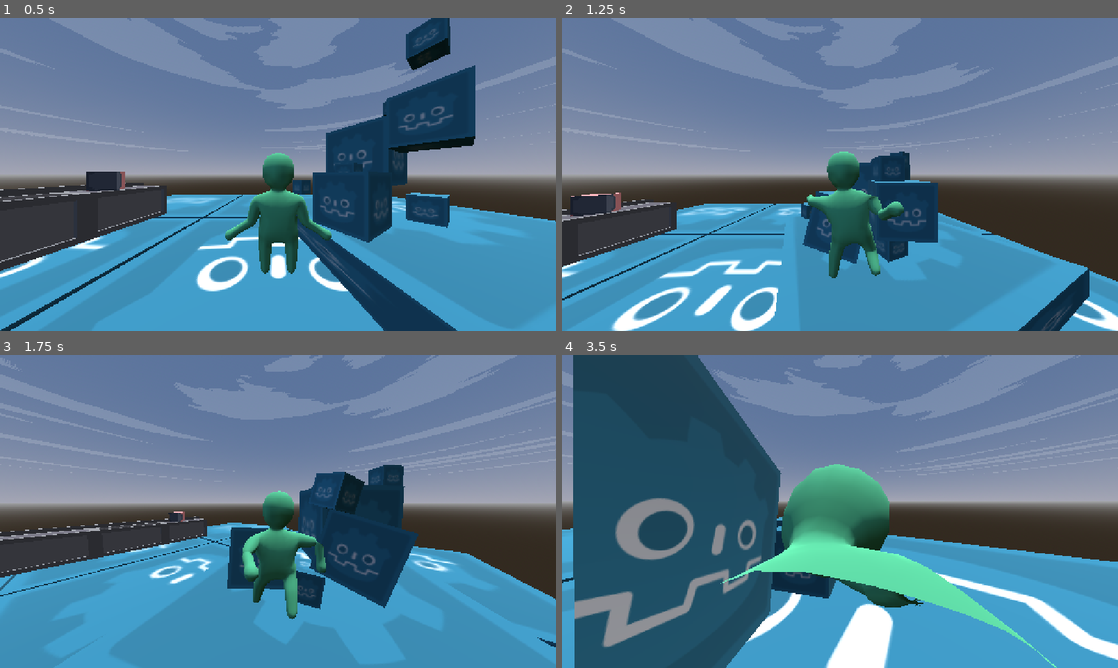
Above: before the commit, frames 1-4 (two rows, left to right).
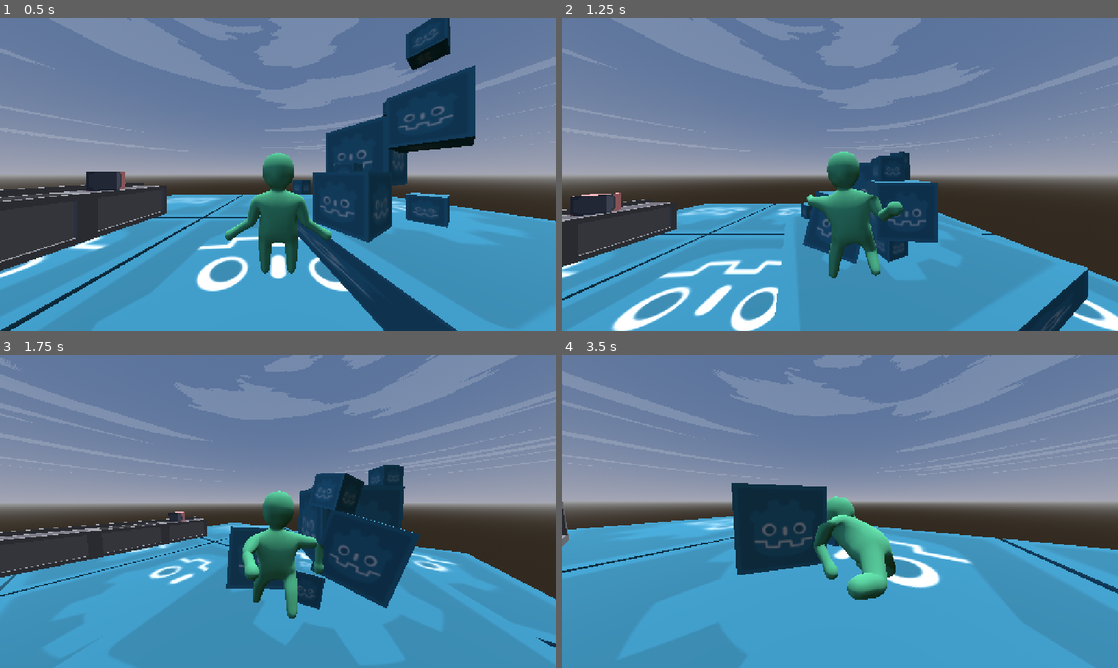
Above: after the commit, the same moments.

Repository: Lost-Rabbit-Digital/ChefWobbles
Game: Godot game, scene res://scenes/worlds/demo_scene.tscn
Two runs of this game, one before a commit and one after it. Both use one fixed random seed, a clock stepped at 60 frames per second and the inputs below. Sound files missing from this copy of the repository are replaced by a short silence.
Inputs (mouse positions are in pixels of both pictures, inside the frame that each line leads up to):
- Up to frame 1 (0.5 s): no input
- Up to frame 2 (1.25 s): move the mouse to (962, 158) at 0.52 s; press the mouse at (962, 158) at 0.53 s; hold D (move_right) from 0.53 s (still down); tap Space (jump) at 0.77 s
- Up to frame 3 (1.75 s): move the mouse to (250, 511) at 1.27 s; release D (move_right) at 1.28 s; release the mouse at (250, 511) at 1.28 s; hold W (move_forward) from 1.28 s (still down); right-click (250, 511) at 1.35 s; tap Space (jump) at 1.52 s
- Up to frame 4 (3.5 s): keep holding W (move_forward); move the mouse to (851, 505) at 2.02 s; tap R (ragdoll) at 2.1 s; move the mouse to (834, 517) at 2.77 s; click (834, 517) at 2.85 s; tap Space (jump) at 3.02 s

Frame 1 is identical in both runs. In frame 2, 0.1% of the frame differs, in the area x 0-95%, y 44-100%; in frame 3, 0.7%; in frame 4, 48%, in the area x 0-100%, y 0-100%.

Commit message:
Updated music randomiser to work with Maaacks plugin

Diff:
--- a/godot_project/Scripts/audio/music_randomiser.gd
+++ b/godot_project/Scripts/audio/music_randomiser.gd
@@ -1,30 +1,58 @@
 extends Node
 
-# Steps
-# 1. Get all the children nodes of this node
-# 2. Place them into an array
-# 3. Randomise the order of the array
-# 4. Use built-in move_child() to match the children nodes to the array
+## Children Node Randomiser Script
+##
+## Randomises which AudioStreamPlayer child has autoplay enabled at start.
+## Targets AudioStreamPlayer nodes on the Music bus only.
+##
+## USAGE:
+##   1. Attach to parent node containing AudioStreamPlayer children
+##   2. Ensure AudioStreamPlayer children use "Music" bus
+##   3. Script automatically randomises on scene load
+##
+## EXAMPLE SCENE STRUCTURE:
+##   MusicManager (Node) [This Script Attached]
+##   -> Track01 (AudioStreamPlayer, Bus: Music)
+##   -> Track02 (AudioStreamPlayer, Bus: Music)
+##   -> Track03 (AudioStreamPlayer, Bus: Music)
 
-# Get the children of this node and store them in an array
-# [CuddleClouds:<AudioStreamPlayer#36876322340>,
-# DriftingMemories:<AudioStreamPlayer#36909876774>,
-# ...:<AudioStreamPlayer#...>]
-@onready var children_nodes: Array = get_children()
+@export_group("Randomisation Settings")
+## Enable or disable the randomisation system entirely
+@export var enable_randomisation: bool = true
 
-# Create an array with the size of the children_nodes array
-# ['0', '1', '2', '...']
-@onready var new_node_positions = range(children_nodes.size())
+@export_group("Debug Options")
+## Print information about the randomisation process
+@export var enable_debug_output: bool = true
 
-func _ready() -> void:
-	# If there are no children nodes, return null
-	if get_child_count() == 0:
+func _enter_tree() -> void:
+	randomise_autoplay_selection()
+
+## Randomly selects one Music bus AudioStreamPlayer child to enable autoplay
+##
+## Disables autoplay on all Music bus AudioStreamPlayer children, then
+## randomly selects one to re-enable autoplay for controlled playback.
+func randomise_autoplay_selection():
+	if not enable_randomisation:
+		if enable_debug_output:
+			print("Randomisation disabled - skipping")
 		return
 
-	# Shuffle around the order of the songs at the start of the game
-	new_node_positions.shuffle()
+	# Filter for AudioStreamPlayer instances on Music bus
+	var audio_players = []
+	for child in get_children():
+		if child is AudioStreamPlayer and child.bus == "Music":
+			audio_players.append(child)
+			child.autoplay = false
 
-	# Loop through the children node array
-	for i in range(children_nodes.size()):
-		# For each child, move it to the new node position
-		move_child(children_nodes[i], new_node_positions[i])
+	# Randomise and enable autoplay on selected player
+	if audio_players.size() > 0:
+		audio_players.shuffle()
+		audio_players[0].autoplay = true
+
+	# Print the song which played
+	print("Now playing: ", audio_players[0].name)
+
+	if enable_debug_output:
+		print("Autoplay enabled for: ", audio_players[0].name)
+	elif enable_debug_output:
+		print("Warning: No AudioStreamPlayer children found on Music bus")
--- a/godot_project/scenes/worlds/demo_scene.tscn
+++ b/godot_project/scenes/worlds/demo_scene.tscn
@@ -226,57 +226,46 @@
 
 [node name="CuddleClouds" type="AudioStreamPlayer" parent="Music"]
 stream = ExtResource("6_7ktdx")
-autoplay = true
 bus = &"Music"
 
 [node name="DriftingMemories" type="AudioStreamPlayer" parent="Music"]
 stream = ExtResource("7_8sg6o")
-autoplay = true
 bus = &"Music"
 
 [node name="EveningHarmony" type="AudioStreamPlayer" parent="Music"]
 stream = ExtResource("8_kq5dy")
-autoplay = true
 bus = &"Music"
 
 [node name="FloatingDream" type="AudioStreamPlayer" parent="Music"]
 stream = ExtResource("9_202kh")
-autoplay = true
 bus = &"Music"
 
 [node name="ForgottonBiomes" type="AudioStreamPlayer" parent="Music"]
 stream = ExtResource("10_jdejj")
-autoplay = true
 bus = &"Music"
 
 [node name="GentleBreeze" type="AudioStreamPlayer" parent="Music"]
 stream = ExtResource("11_y1cru")
-autoplay = true
 bus = &"Music"
 
 [node name="WanderersTale" type="AudioStreamPlayer" parent="Music"]
 stream = ExtResource("15_yj3vi")
-autoplay = true
 bus = &"Music"
 
 [node name="StrangeWorlds" type="AudioStreamPlayer" parent="Music"]
 stream = ExtResource("14_jjerm")
-autoplay = true
 bus = &"Music"
 
 [node name="PolarLights" type="AudioStreamPlayer" parent="Music"]
 stream = ExtResource("13_05gbj")
-autoplay = true
 bus = &"Music"
 
 [node name="GoldenGleam" type="AudioStreamPlayer" parent="Music"]
 stream = ExtResource("12_mttkv")
-autoplay = true
 bus = &"Music"
 
 [node name="SunlightThroughLeaves" type="AudioStreamPlayer" parent="Music"]
 stream = ExtResource("16_jjhks")
-autoplay = true
 bus = &"Music"
 
 [node name="Ground" type="Node" parent="."]
